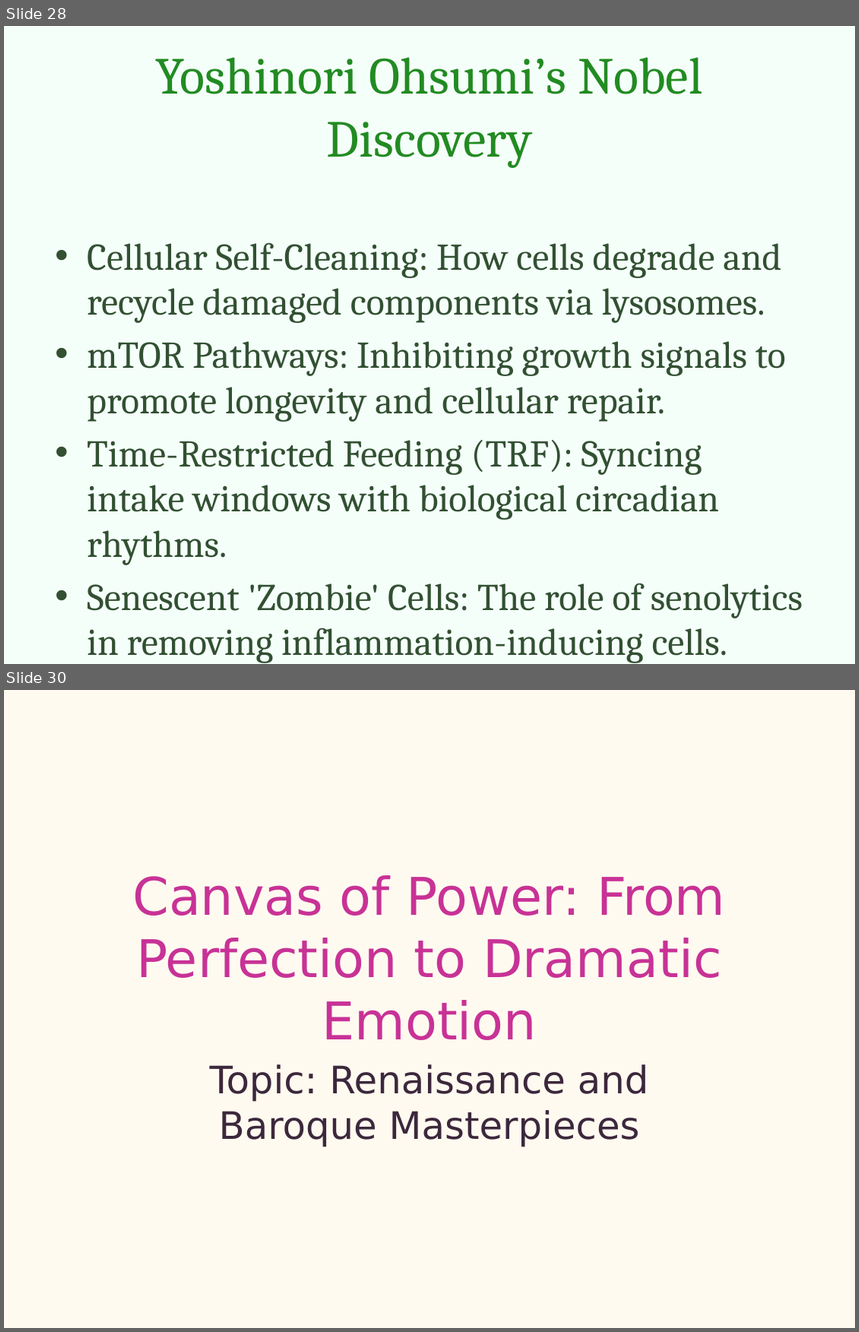
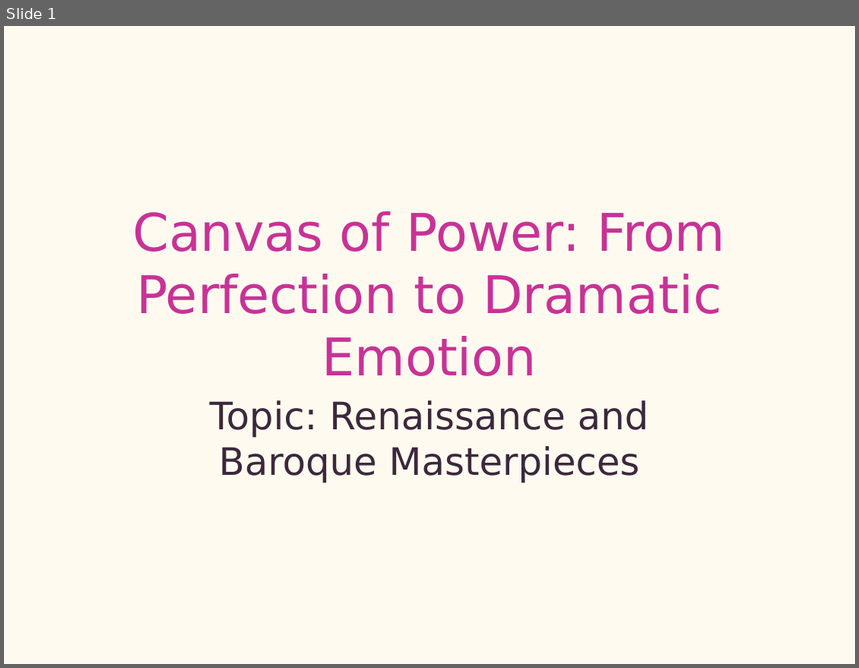
Before and after one commit to yeasy/AutoPPT, a slide deck: samples/en_art.pptx. Shown one above the other, each under a label of ours: slides 28 and 30 before the commit, slide 1 after it; the slides between them are not shown. The pictures are 859x1332 and 859x668 pixels, drawn with LibreOffice and Linux fonts; fonts in the diff are those of the drawing. Boxes give left, top, right and bottom in pixels: in the first picture for what was removed or moved away, otherwise in the second. Text is boxed around its words. In the diff, an @@ line names an element or a change of style, - is before the commit and + after.

```diff
--- a/samples/en_art.pptx
+++ b/samples/en_art.pptx
@@ slide 28 removed at (4,26,855,664), background #F5FFFA @@
@@ title removed at (156,57,703,168) @@
-Yoshinori Ohsumi’s Nobel Discovery
@@ text removed at (87,243,803,664) @@
-• Cellular Self-Cleaning: How cells degrade and recycle damaged components via lysosomes.
-• mTOR Pathways: Inhibiting growth signals to promote longevity and cellular repair.
-• Time-Restricted Feeding (TRF): Syncing intake windows with biological circadian rhythms.
-• Senescent 'Zombie' Cells: The role of senolytics in removing inflammation-inducing cells.
@@ what was slide 30 is now slide 1 @@
```
Also in this commit, not shown: 1 slide changed, 28 other slides removed, 6 other files.
